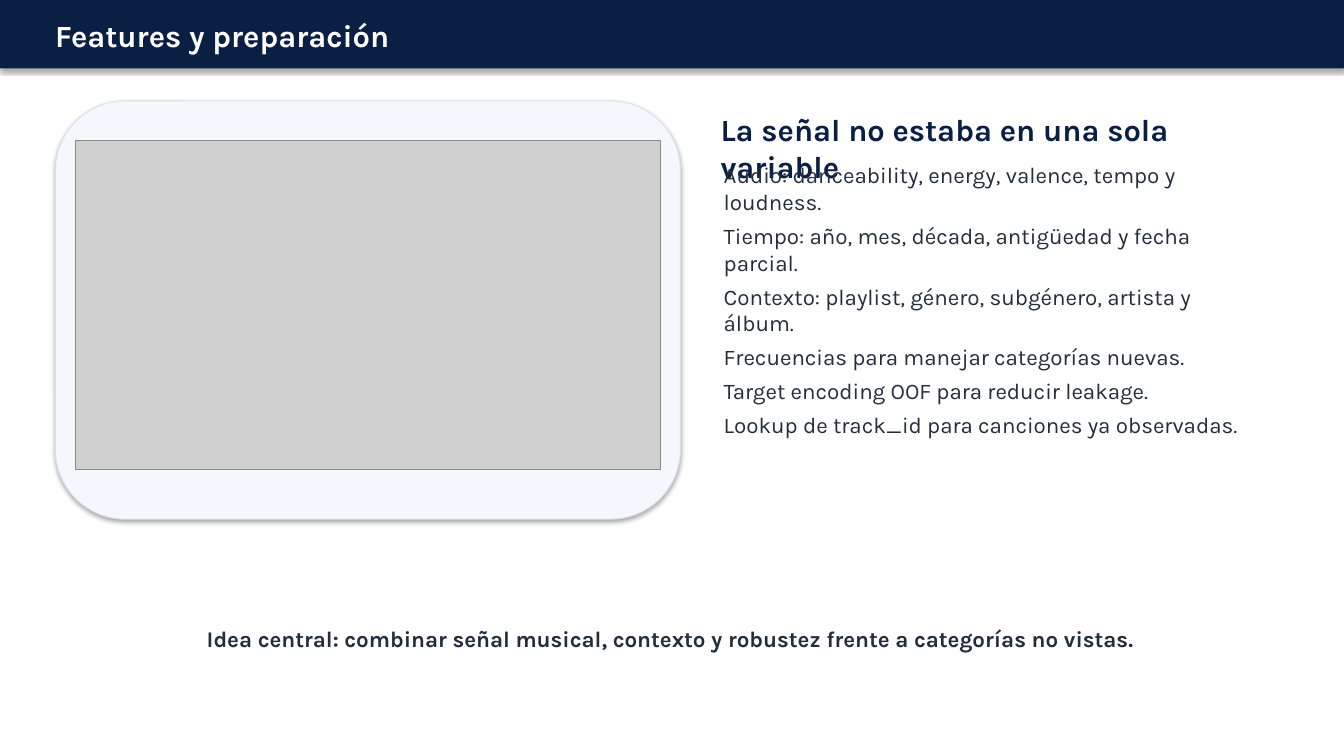
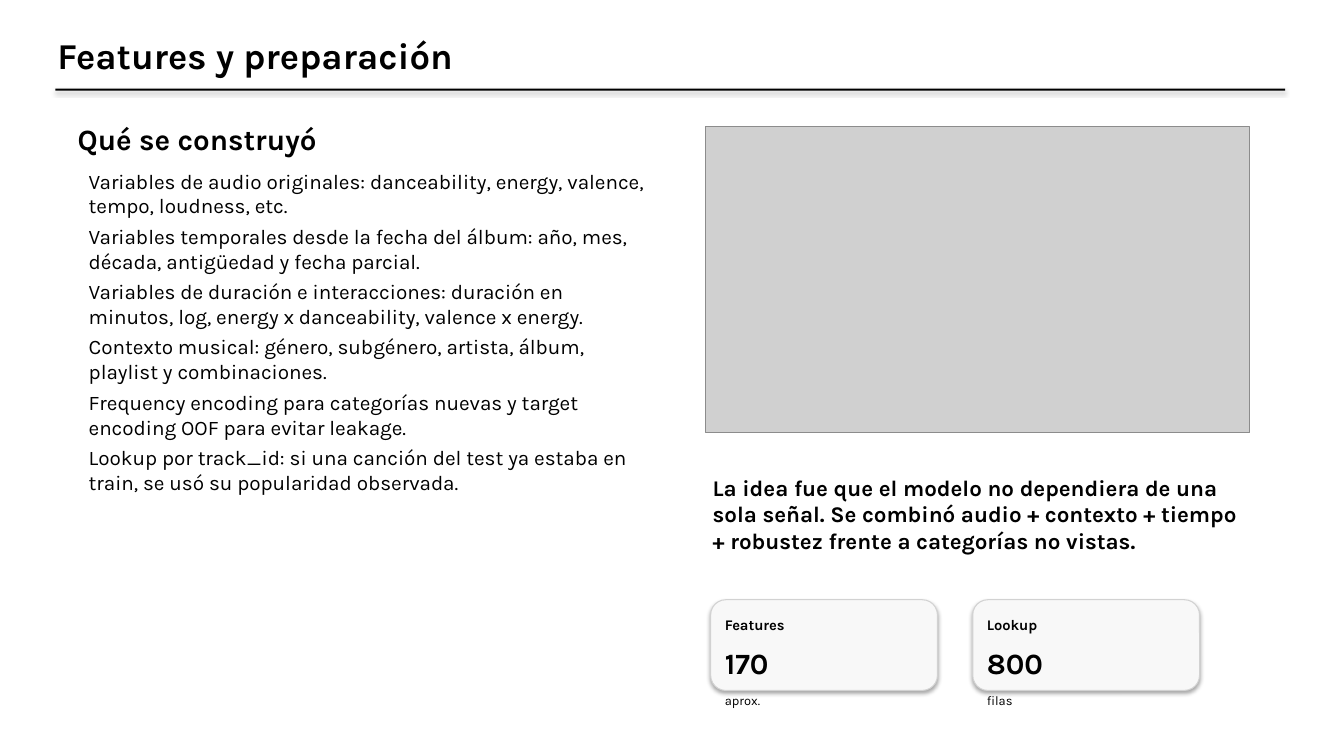
Before and after one commit to matigold22/TP3_Predictiva_Kaggle, a slide deck: slide 3 of presentacion/PRESENTACION_MODELOS_FINAL.pptx (slide 4 before the commit). Drawn at 1344x756 pixels with LibreOffice and Linux fonts; fonts in the diff are those of the drawing; grey boxes stand for pictures. Boxes give left, top, right and bottom in pixels: in the first picture for what was removed or moved away, otherwise in the second. Text is boxed around its words. In the diff, an @@ line names an element or a change of style, - is before the commit and + after.

Commit message:
Rearmar presentacion con layout limpio

```diff
--- a/presentacion/PRESENTACION_MODELOS_FINAL.pptx
+++ b/presentacion/PRESENTACION_MODELOS_FINAL.pptx
@@ text "Features y preparación": place and size @@
-text "Features y preparación" at <box>55,23,389,55</box>
+text "Features y preparación" at <box>57,40,452,78</box>
@@ text "Features y preparación" at <box>57,40,452,78</box>: size 22 to 26 pt, text colour #FFFFFF to #000000 @@
@@ rectangle: place and size @@
-rectangle at <box>0,0,1344,69</box>
+rectangle at <box>55,89,1286,91</box>
@@ rectangle at <box>55,89,1286,91</box>: fill #0A1F44 to #000000 @@
@@ rounded rectangle removed at <box>55,101,681,519</box> @@
@@ text removed at <box>721,119,1168,184</box> @@
-La señal no estaba en una sola variable
@@ text added at <box>78,127,317,157</box>, 21 pt, text #000000, bold @@
+Qué se construyó
@@ picture: place and size @@
-picture at <box>76,140,660,469</box>
+picture at <box>706,127,1250,434</box>
@@ text added at <box>89,175,643,495</box>, 14.8 pt, text #000000 @@
+Variables de audio originales: danceability, energy, valence, tempo, loudness, etc.
+Variables temporales desde la fecha del álbum: año, mes, década, antigüedad y fecha parcial.
+Variables de duración e interacciones: duración en minutos, log, energy x danceability, valence x energy.
+Contexto musical: género, subgénero, artista, álbum, playlist y combinaciones.
+Frequency encoding para categorías nuevas y target encoding OOF para evitar leakage.
+Lookup por track_id: si una canción del test ya estaba en train, se usó su popularidad observada.
@@ text removed at <box>724,163,1237,439</box> @@
-Audio: danceability, energy, valence, tempo y loudness.
-Tiempo: año, mes, década, antigüedad y fecha parcial.
-Contexto: playlist, género, subgénero, artista y álbum.
-Frecuencias para manejar categorías nuevas.
-Target encoding OOF para reducir leakage.
-Lookup de track_id para canciones ya observadas.
@@ text added at <box>713,480,1236,555</box>, 16 pt, text #000000, bold @@
+La idea fue que el modelo no dependiera de una sola señal. Se combinó audio + contexto + tiempo + robustez frente a categorías no vistas.
@@ text removed at <box>207,629,1133,653</box> @@
-Idea central: combinar señal musical, contexto y robustez frente a categorías no vistas.
@@ rounded rectangle added at <box>711,600,938,691</box>, fill #F8F8F8, outline #D2D2D2 0.75 pt @@
@@ text added at <box>725,620,785,631</box>, 10.5 pt, text #000000, bold @@
+Features
@@ rounded rectangle added at <box>973,600,1200,691</box>, fill #F8F8F8, outline #D2D2D2 0.75 pt @@
@@ text added at <box>987,620,1037,634</box>, 10.5 pt, text #000000, bold @@
+Lookup
@@ text added at <box>725,654,769,675</box>, 21 pt, text #000000, bold @@
+170
@@ text added at <box>987,654,1043,675</box>, 21 pt, text #000000, bold @@
+800
@@ text added at <box>725,693,760,708</box>, 9.2 pt, text #000000 @@
+aprox.
@@ text added at <box>987,693,1013,705</box>, 9.2 pt, text #000000 @@
+filas
```
Also in this commit, not shown: 5 other slides changed, 3 slides added, 4 slides removed.
